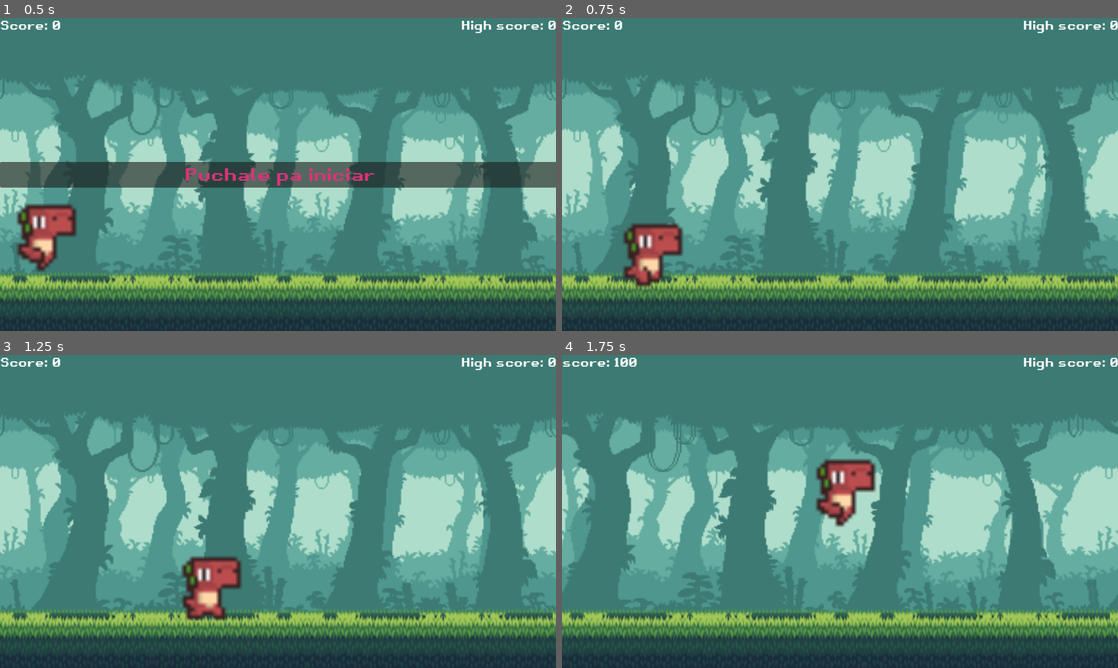
Above: before the commit, frames 1-4 (two rows, left to right).
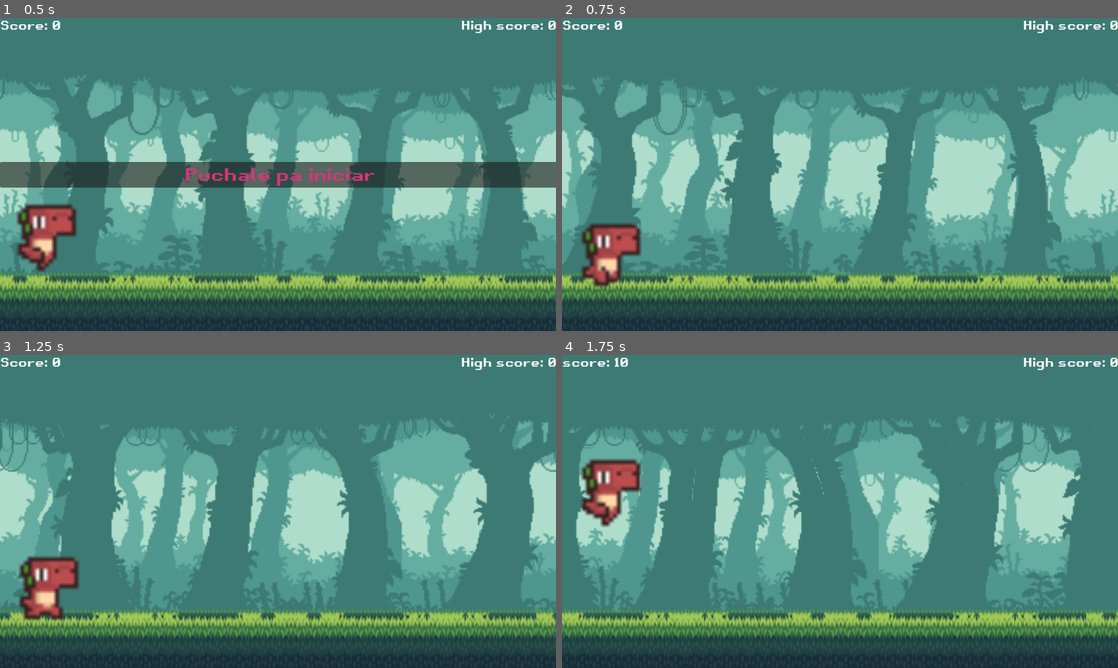
Above: after the commit, the same moments.

Repository: pyuuuupi/pequenopequenuelo
Game: Godot game, scene res://main.tscn
Same seed, same stepped clock (60 frames per second), same inputs: the game is played once before the commit and once after it. This scene is started directly instead of the project's main scene.
Inputs:
- Up to frame 1 (0.5 s): no input
- Up to frame 2 (0.75 s): click "Puchale pa iniciar" at 0.5 s
- Up to frame 3 (1.25 s): no input
- Up to frame 4 (1.75 s): tap Enter (ui_accept) at 1.25, 1.52 s

Frame 1 is identical in both runs. In frame 2, 39% of the frame differs, in the area x 0-100%, y 18-91%; in frame 3, 23%; in frame 4, 48%, in the area x 0-100%, y 0-91%.

Commit message:
comentario

Diff:
--- a/HUD/hud.gd
+++ b/HUD/hud.gd
@@ -5,7 +5,7 @@
 var is_playing = false
 
 func update_score_label():
-	score = score + 100
+	score = score + 10
 	$ScoreLabel.text = "score: %d"%(score)
 
 func update_Highscore():
--- a/dinoplayer/playerin.gd
+++ b/dinoplayer/playerin.gd
@@ -21,5 +21,5 @@
 		if Input.is_action_just_pressed("ui_accept") and is_on_floor():
 			$AudioStreamPlayer2D.play()
 			velocity.y = JUMP_VELOCITY
-		velocity.x = SPEED
+		velocity.x = SPEED + GHUD.score
 		move_and_slide()
--- a/dinoplayer/playerin.tscn
+++ b/dinoplayer/playerin.tscn
@@ -162,10 +162,12 @@
 frame_progress = 0.43439
 
 [node name="dashCollisionShape2D" type="CollisionShape2D" parent="."]
+visible = false
 position = Vector2(21, 14)
 shape = SubResource("RectangleShape2D_dbnqh")
 
 [node name="runCollisionShape2D" type="CollisionShape2D" parent="."]
+visible = false
 position = Vector2(11, -8)
 shape = SubResource("RectangleShape2D_61df3")
 debug_color = Color(0.323355, 0.462817, 0.242752, 0.42)
--- a/floor/floor.tscn
+++ b/floor/floor.tscn
@@ -6,6 +6,7 @@
 [node name="Floor" type="StaticBody2D"]
 
 [node name="CollisionShape2D" type="CollisionShape2D" parent="."]
+visible = false
 position = Vector2(1162, 661.5)
 shape = SubResource("RectangleShape2D_8gkwh")
 debug_color = Color(0.636287, 0.395687, 0.886528, 0.42)
--- a/main.gd
+++ b/main.gd
@@ -16,5 +16,4 @@
 	GHUD.update_Highscore()
 
 func _process(delta):
-	if ($Playerin.position.x - $Floor.position.x) > screen_size.x:
-		$Floor.position.x = $Floor.position.x + screen_size.x
+	$Floor.position.x = $Playerin.position.x - 150
--- a/main.tscn
+++ b/main.tscn
@@ -14,11 +14,11 @@
 position = Vector2(85, 451)
 
 [node name="Camera2D" type="Camera2D" parent="Playerin"]
+position = Vector2(486, 92)
 limit_left = 0
 limit_top = 0
 limit_bottom = 0
 limit_smoothed = true
 
 [node name="Floor" parent="." instance=ExtResource("3_w8xhe")]
-visible = false
 position = Vector2(4, -38)
